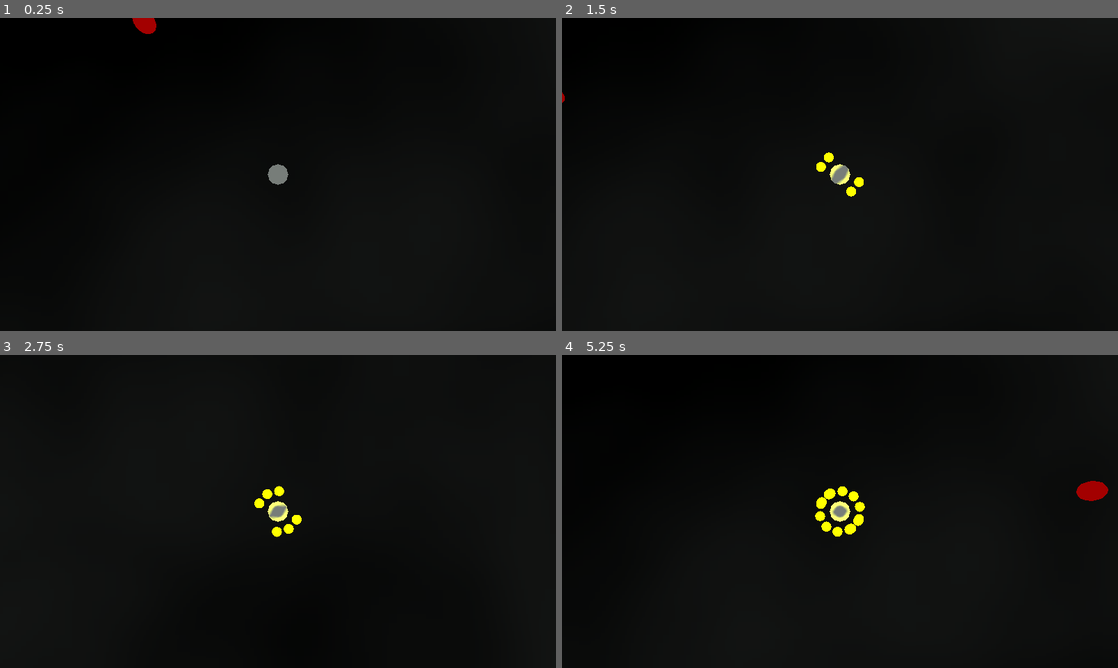
Above: before the commit, frames 1-4 (two rows, left to right).
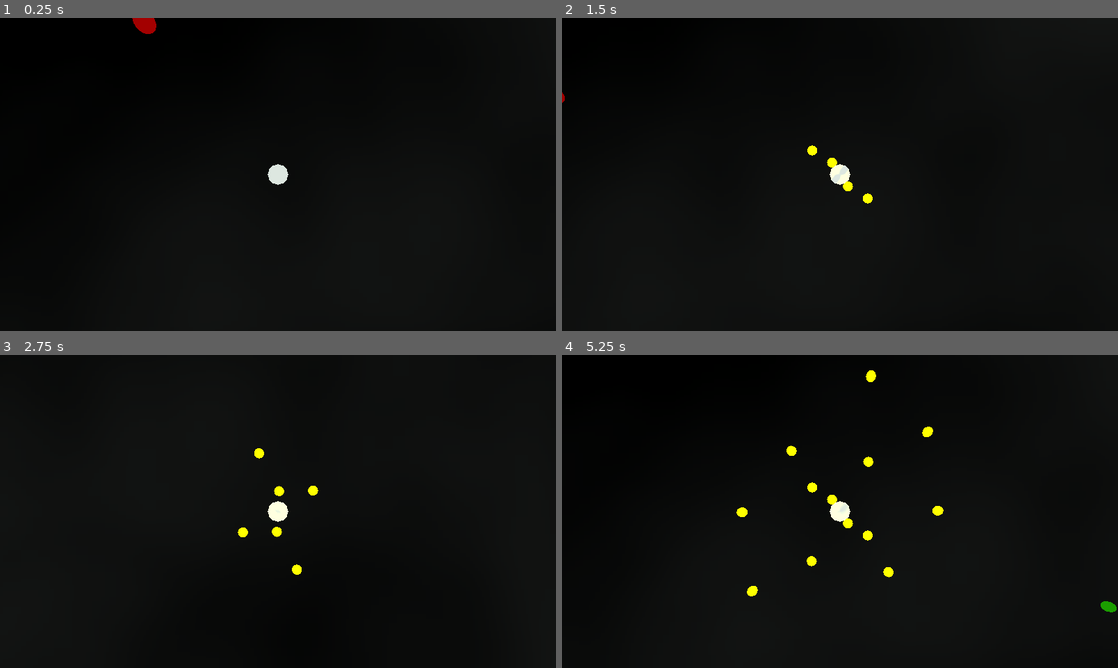
Above: after the commit, the same moments.

Repository: doctor-g/LD55
Game: Godot game, scene res://world.tscn
Two runs of this game, one before a commit and one after it. Both use one fixed random seed, a clock stepped at 60 frames per second and the inputs below.
Inputs (mouse positions are in pixels of both pictures, inside the frame that each line leads up to):
- Up to frame 1 (0.25 s): no input
- Up to frame 2 (1.5 s): move the mouse to (962, 158) at 0.52 s; hold D (move_right) 0.53-1.28 s; tap Space (summon) at 0.6, 1.35 s; move the mouse to (728, 190) at 1.27 s; hold S (move_down) from 1.28 s (still down)
- Up to frame 3 (2.75 s): move the mouse to (333, 442) at 2.02 s; release S (move_down) at 2.03 s; hold D (move_right) from 2.03 s (still down); tap Space (summon) at 2.1 s
- Up to frame 4 (5.25 s): move the mouse to (812, 574) at 2.77 s; release D (move_right) at 2.78 s; hold W (move_up) 2.78-3.53 s; tap Space (summon) every 0.75 s from 2.85 to 5.1 s; move the mouse to (1006, 558) at 3.52 s; hold A (move_left) 3.53-5.03 s; move the mouse to (673, 464) at 4.27 s; move the mouse to (867, 511) at 5.02 s; hold S (move_down) from 5.03 s (still down)

The runs differ from the first frame. In frame 1, 0.2% of the frame differs, in the area x 48-52%, y 46-54%; in frame 2, 0.5%; in frame 3, 0.5%; in frame 4, 1.6%, in the area x 31-100%, y 4-83%.

Commit message:
Summon satellites into orbitals

Diff:
--- a/project/hero.gd
+++ b/project/hero.gd
@@ -3,6 +3,8 @@
 const SPEED := 20.0
 const ACCELERATION := 1.0
 const SATELLITE_SCENE := preload("res://satellite.tscn")
+
+@onready var _satellites := $Satellites
 
 func _physics_process(_delta: float) -> void:
 	var direction := Input.get_vector("move_left", "move_right", "move_down", "move_up")
@@ -14,12 +16,15 @@
 	move_and_slide()
 
 	if Input.is_action_just_pressed("summon"):
-		# Summon a pair for fun
+		# Move all the other ones out a unit
+		for satellite in _satellites.get_children():
+			satellite.orbital += 1
+
 		var satellite_1 := SATELLITE_SCENE.instantiate()
-		add_child(satellite_1)
+		_satellites.add_child(satellite_1)
 		var satellite_2 := SATELLITE_SCENE.instantiate()
 		satellite_2.angle = PI
-		add_child(satellite_2)
+		_satellites.add_child(satellite_2)
 
 
 func charge() -> void:
--- a/project/hero.tscn
+++ b/project/hero.tscn
@@ -1,6 +1,17 @@
-[gd_scene load_steps=3 format=3 uid="uid://chgdlfcyb06pk"]
+[gd_scene load_steps=6 format=3 uid="uid://chgdlfcyb06pk"]
 
 [ext_resource type="Script" path="res://hero.gd" id="1_8uykj"]
+
+[sub_resource type="FastNoiseLite" id="FastNoiseLite_n3gbn"]
+
+[sub_resource type="NoiseTexture2D" id="NoiseTexture2D_8u6yp"]
+width = 128
+height = 128
+seamless = true
+noise = SubResource("FastNoiseLite_n3gbn")
+
+[sub_resource type="StandardMaterial3D" id="StandardMaterial3D_ymwut"]
+normal_texture = SubResource("NoiseTexture2D_8u6yp")
 
 [sub_resource type="SphereShape3D" id="SphereShape3D_f57xk"]
 
@@ -8,9 +19,12 @@
 script = ExtResource("1_8uykj")
 
 [node name="CSGSphere3D" type="CSGSphere3D" parent="."]
+material = SubResource("StandardMaterial3D_ymwut")
 
 [node name="CollisionShape3D" type="CollisionShape3D" parent="."]
 shape = SubResource("SphereShape3D_f57xk")
 
 [node name="Camera3D" type="Camera3D" parent="."]
 transform = Transform3D(1, 0, 0, 0, -4.37114e-08, 1, 0, -1, -4.37114e-08, 0, 10, 0)
+
+[node name="Satellites" type="Node3D" parent="."]
--- a/project/satellite.gd
+++ b/project/satellite.gd
@@ -1,14 +1,18 @@
 extends Area3D
 
 const SPEED := 5.0
+const ACCELERATION := 0.1
 
 var angle := 0.0
-var radius := 3.0
+var orbital := 1
+
+var _radius := 0.0
+
 
 func _physics_process(delta: float) -> void:
-	angle = fmod(angle + SPEED * delta, TAU)
-	position.x = sin(angle)
-	position.z = cos(angle)
+	angle = fmod(angle + SPEED / orbital * delta, TAU)
+	_radius = move_toward(_radius, orbital, ACCELERATION)
+	position = Vector3(sin(angle), 0, cos(angle)) * _radius
 
 
 func _on_body_entered(body: Node3D) -> void:
